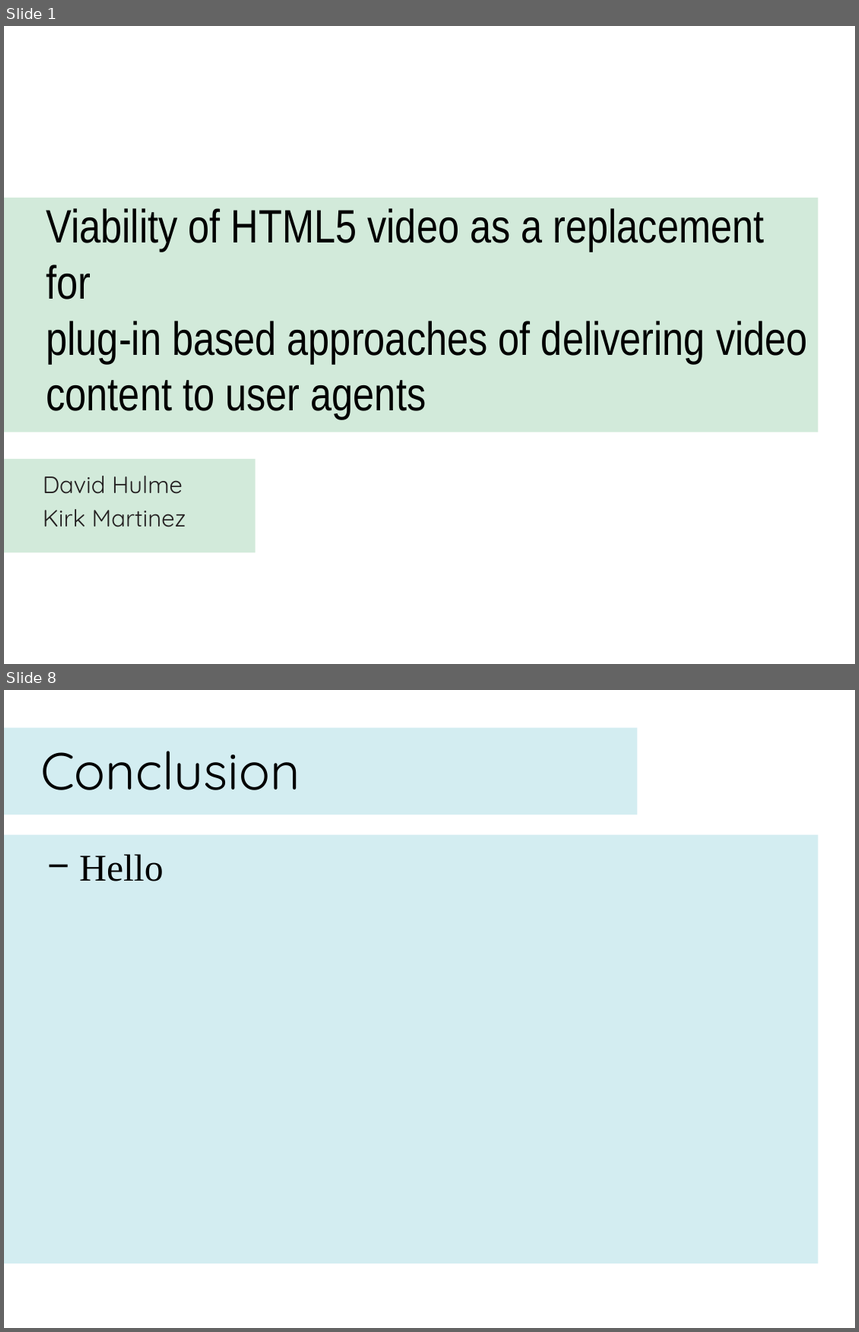
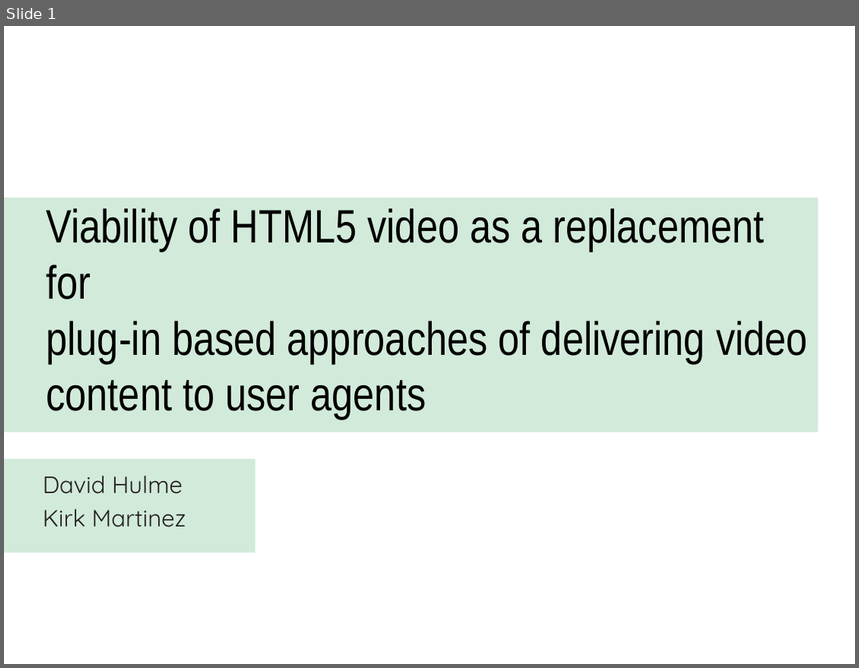
Before and after one commit to dhulme/irp, a slide deck: presentation/slides.pptx. Shown one above the other, each under a label of ours: slides 1 and 8 before the commit, slide 1 after it; the slides between them are not shown. The pictures are 859x1332 and 859x668 pixels, drawn with LibreOffice and Linux fonts; fonts in the diff are those of the drawing. Boxes give left, top, right and bottom in pixels: in the first picture for what was removed or moved away, otherwise in the second. Text is boxed around its words. In the diff, an @@ line names an element or a change of style, - is before the commit and + after.

```diff
--- a/presentation/slides.pptx
+++ b/presentation/slides.pptx
@@ slide 8 removed at <box>4,690,855,1328</box>, background #FFFFFF @@
@@ rectangle removed at <box>4,727,637,815</box> @@
@@ title removed at <box>40,751,300,790</box> @@
-Conclusion
@@ rectangle removed at <box>4,834,819,1264</box> @@
@@ text removed at <box>79,854,164,882</box> @@
-− Hello
```
Also in this commit, not shown: 3 slides changed, 4 slides added, 3 other slides removed, 1 other file.
